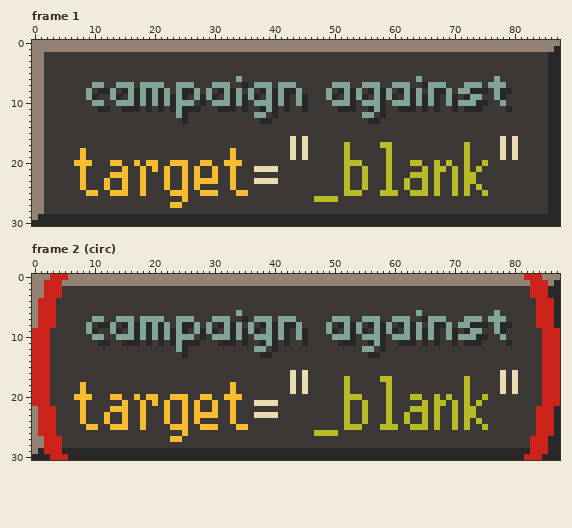
File history of a pixel-art file, stadt/assets/images/buttons/taskbar/target-blank.ase. This is how it looked before the edit.
88x31 pixels, 18 frames. Colours within 5 levels of each other are drawn and written as one. Shown: frame 1, frame 2 (circ). The commit also changed other frames, which this record leaves out.
Now the later version:
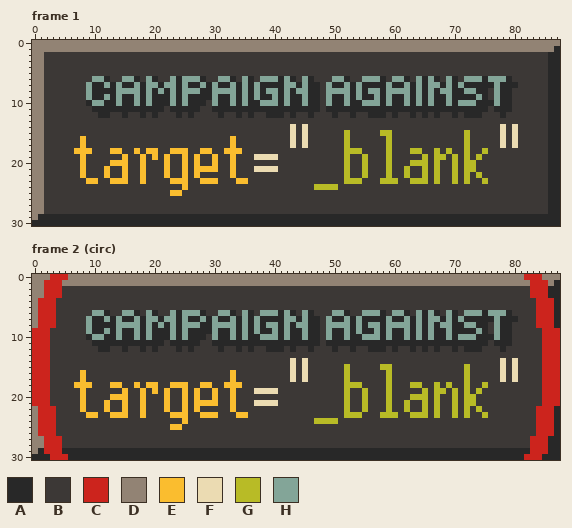
Palette (. is transparent): A #282828  B #3c3836  C #cc241d  D #928374  E #fabd2f  F #ebdbb2  G #b8bb26  H #83a598
Change:
layer "shadow (todo)" now hidden
layer "text" now hidden
layer "text-caps-shadow" added
layer "text-caps" added
Changed rows in their new state; - is an unchanged pixel.
Frame 1:
first column x 7:
 6 ---HHA--HHA-HA--HAHHHA--HHABHA-HHHAHA-HA---HHA--HHHA-HHA--AHA-HA-HHHAH-HA-
 7 --HAAHA-AAHA--AHHA-AAHA-AAHAHA-AAAA--AHAA-HAA-AHAAAAHAA-AH---AHAHAAAAA-AAA
 8 ---A--AHH-HAHAHAHAHH-AAHH-HAHAH--HAH--HAA--HH---AH---HH---A--H-AA-H-------
 9 ----AHAHAAHAHA-AHAHAA-AHAAHAHAHAAHAHAAHAA---A----A----A------A--A-A-A---A-
10 --A--AA-AAHAHA-AHA-AA---AAHAHAA--HAHAAHAA-HAA--A----HAA------A-------AHAA-
11 ---A--AA---A-A---A-----A---A-AA-A-A-AA-AA-AA---AA-A-AA---A-A-AA-A---A-AA--
12 ----AA--A--A-A---ABA----A--A-ABBA-A-A--A---A--A-BAA--A--A-A-A--A-AAA---A--
13 ------------------B------------BB----------------BB-----------------------
14 ------------------------------------F-F--------------------------------F-F
15 ------------------------------------F-F------G-----GG------------G-----F-F
16 -E------------------------E------------------G------G------------G--------
17 -E------------------------E------------------------B----------------------
18 E-E---EE--E-EE--EEE--EE--E-E--------B-B-------GG--------GG--G-G-----G--B-B
19 --------E--E-E-E--E-E--E------FFFF--B-B---------G---------G-GG-G---G---B-B
20 B-B-----E-BEBB-EBB--EBBE-B-B------------------BBG---------G---BG--G-B-----
21 -----E-------B-------EE--------------------------------G-----B----GB------
22 -----EBB---------------B-------------------------------GBB--------BG------
23 -BEE-BEE-------BEE--B-----BEE-BBBB------------GGB--G-G-BGG--------B-G-----
24 -B---B--B--B---B----B-----B-------------GGGG-B--B---B--B--B-B--B-B-B------
25 --BB--BBB--B------B--BBB---BB----------------BBB---BBB--BBB-B--B-B--B-----
26 ------------------B---------------------BBBB------------------------------
27 ----------------BB--------------------------------------------------------
Frame 2 (circ): the same change as frame 1
Pixel boxes of the changes (left, top, right, bottom) in both pictures:
changed: (74, 76, 518, 208)
changed: (74, 310, 518, 442)
